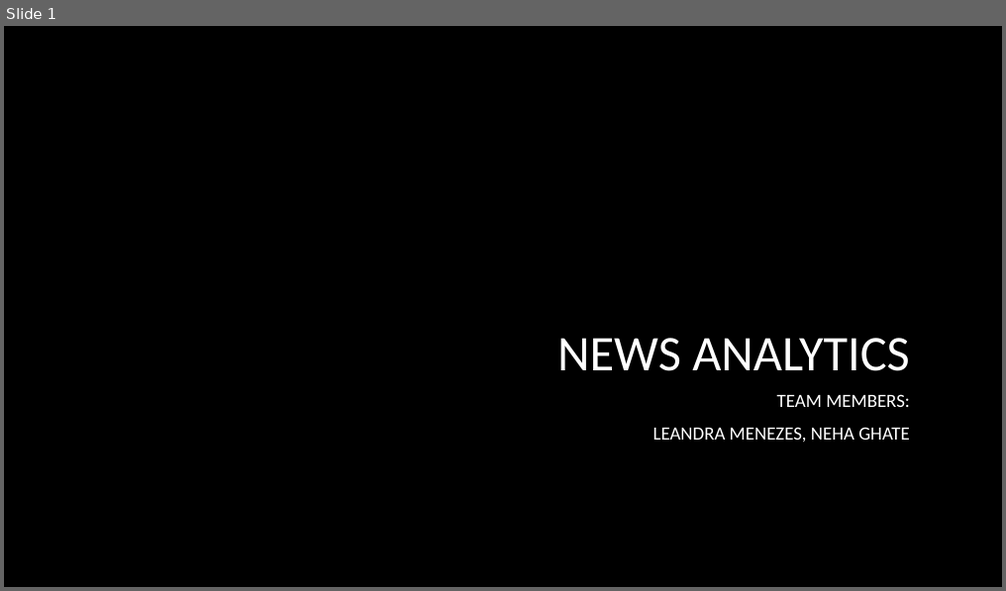
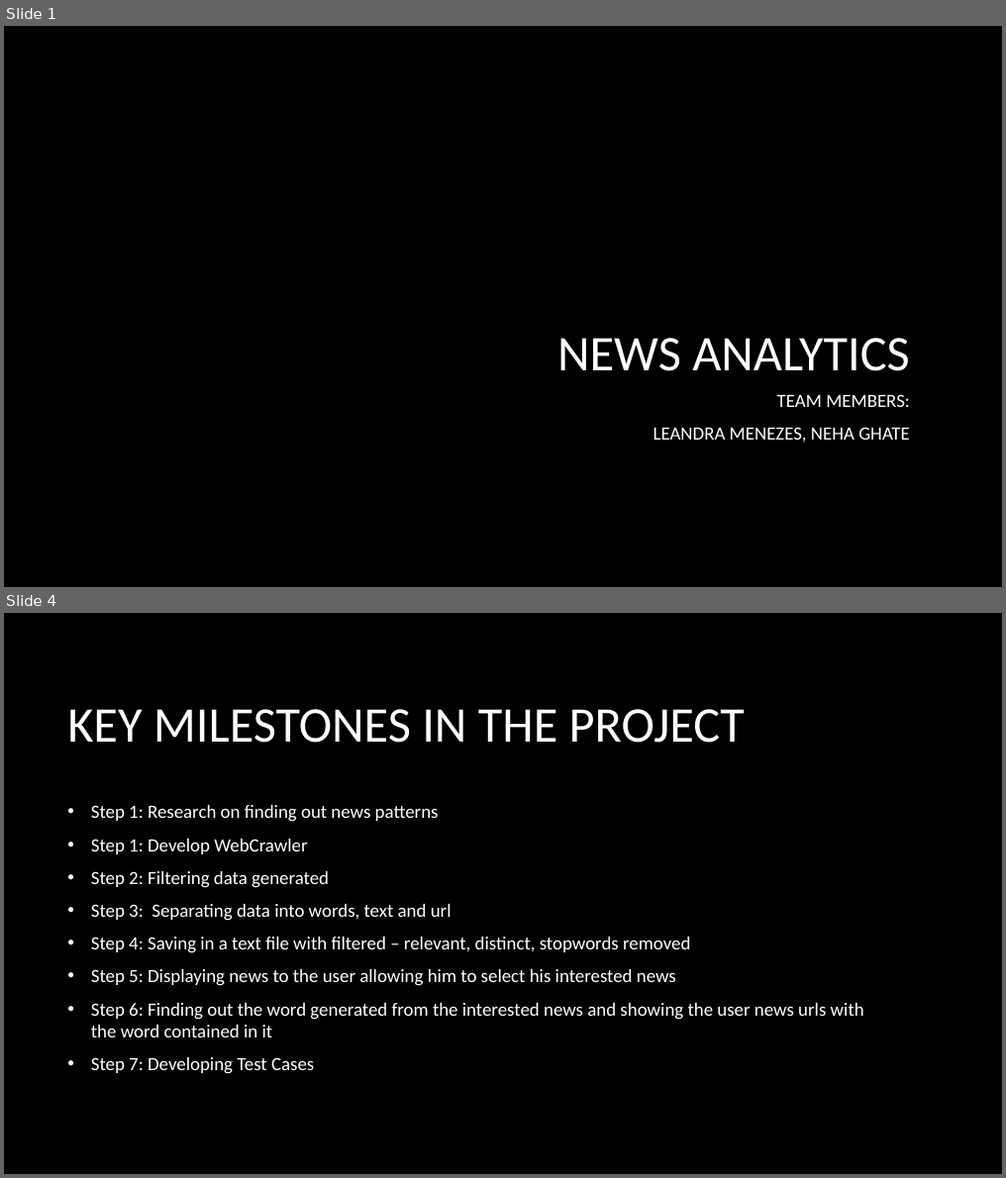
Before and after one commit to Nehaghate285/NewsAnalytics, a slide deck: News Analytics.pptx. Shown one above the other, each under a label of ours: slide 1 before the commit, slides 1 and 4 after it; the slides between them are not shown. The pictures are 1006x591 and 1006x1178 pixels, drawn with LibreOffice and Linux fonts; fonts in the diff are those of the drawing; background and template pictures are left out. Boxes give left, top, right and bottom in pixels: in the first picture for what was removed or moved away, otherwise in the second. Text is boxed around its words. In the diff, an @@ line names an element or a change of style, - is before the commit and + after.

```diff
--- a/News Analytics.pptx
+++ b/News Analytics.pptx
@@ slide 4 added at [4,613,1002,1174], background picture (left out) @@
@@ title added at [67,709,745,743], 48 pt, text #FFFFFF @@
+KEY MILESTONES IN THE PROJECT
@@ text added at [91,805,864,1074], 18 pt, text #FFFFFF @@
+• Step 1: Research on finding out news patterns
+• Step 1: Develop WebCrawler
+• Step 2: Filtering data generated
+• Step 3: Separating data into words, text and url
+• Step 4: Saving in a text file with filtered – relevant, distinct, stopwords removed
+• Step 5: Displaying news to the user allowing him to select his interested news
+• Step 6: Finding out the word generated from the interested news and showing the user news urls with the word contained in it
+• Step 7: Developing Test Cases
```
Also in this commit, not shown: 6 slides changed, 8 other slides added.
